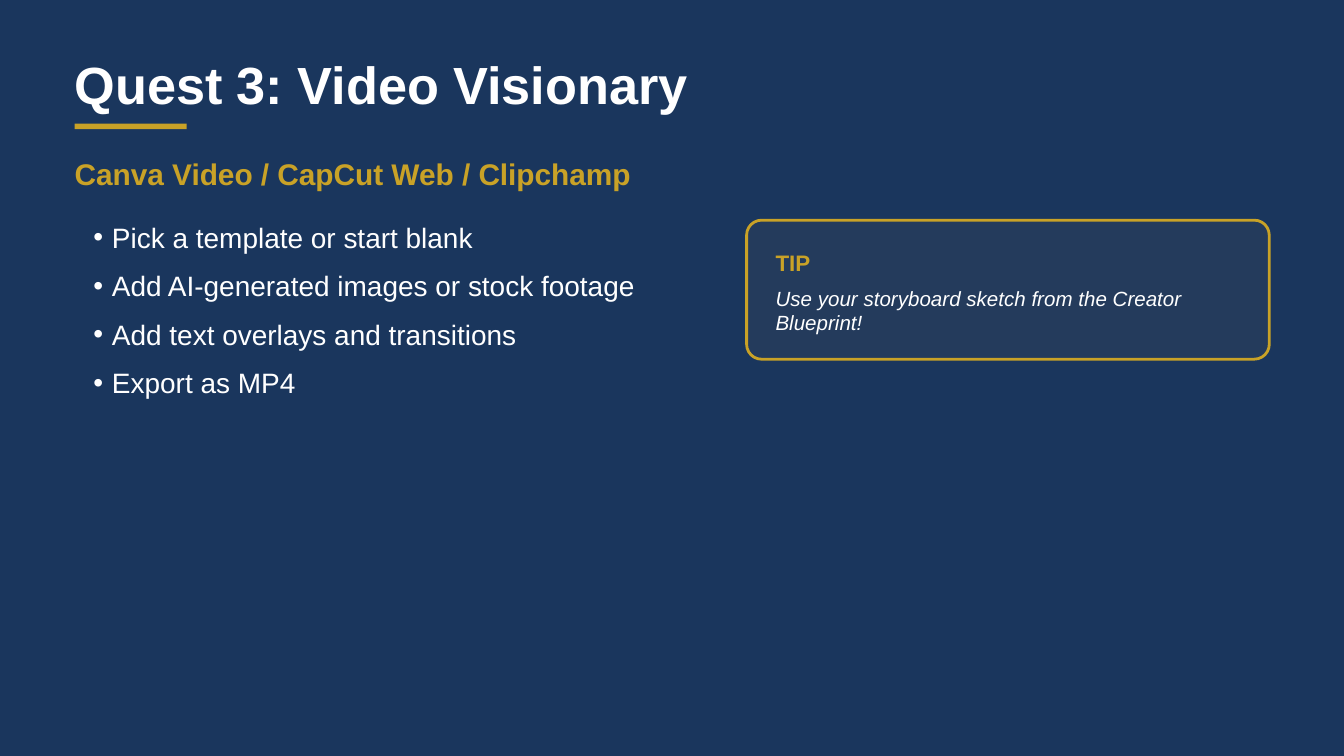
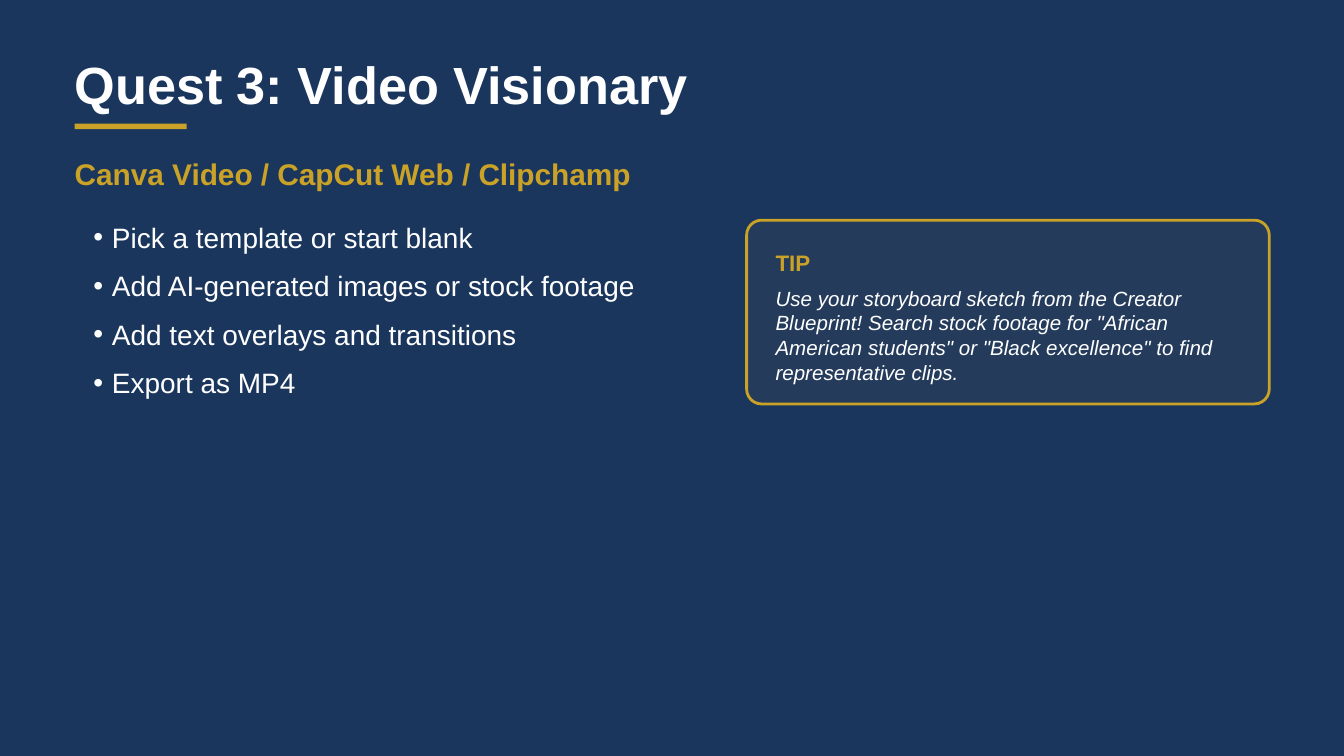
Before and after one commit to charlesmartinedd/caaasa-leadership-academy, a slide deck: slide 14 of AI-Creator-Lab-Deck.pptx. Drawn at 1344x756 pixels with LibreOffice and Linux fonts; fonts in the diff are those of the drawing. Boxes give left, top, right and bottom in pixels: in the first picture for what was removed or moved away, otherwise in the second. Text is boxed around its words. In the diff, an @@ line names an element or a change of style, - is before the commit and + after.

```diff
--- a/AI-Creator-Lab-Deck.pptx
+++ b/AI-Creator-Lab-Deck.pptx
@@ rounded rectangle: place and size @@
-rounded rectangle at <box>747,220,1270,359</box>
+rounded rectangle at <box>747,220,1270,405</box>
@@ rounded rectangle at <box>747,220,1270,405</box>: proportions changed @@
@@ text at <box>776,291,1212,384</box>: text changed @@
-Use your storyboard sketch from the Creator Blueprint!
+Use your storyboard sketch from the Creator Blueprint! Search stock footage for "African American students" or "Black excellence" to find representative clips.
```
Also in this commit, not shown: 3 other slides changed.
